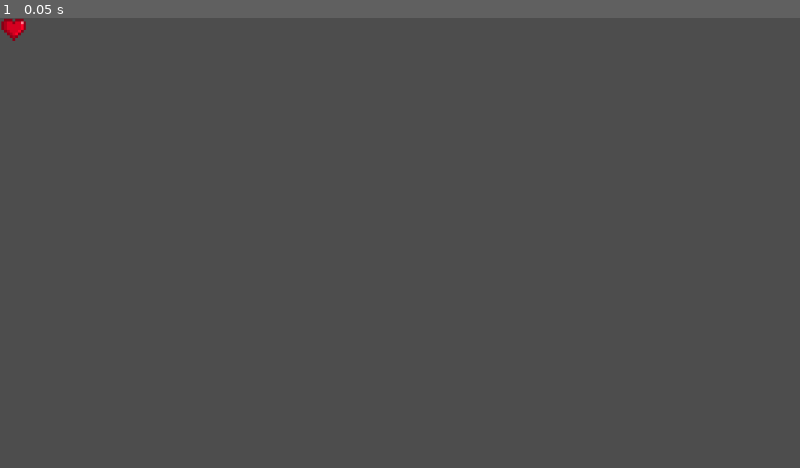
Above: before the commit, frame 1.
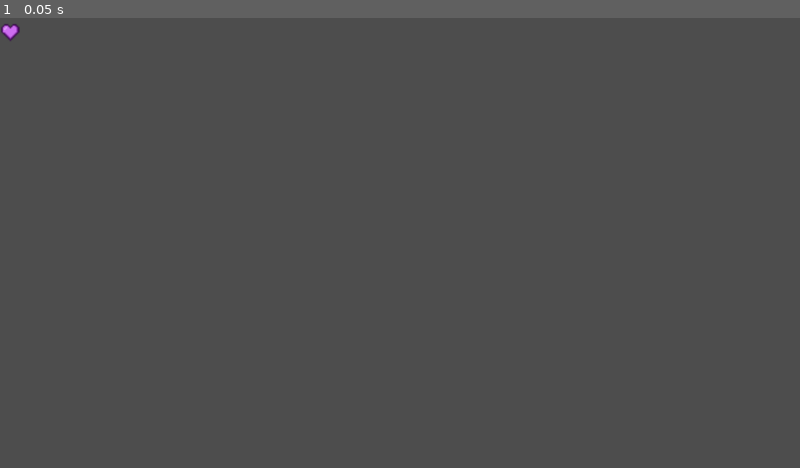
Above: after the commit, the same moment.

Repository: MadDevInc/GameJamFGA-TimeBrunoArtAttack
Game: Godot game, scene res://Scenes/GUI/heartGui.tscn
Same seed, same stepped clock (60 frames per second), same inputs: the game is played once before the commit and once after it. The project has no main scene, so this scene is started directly.
Inputs:
- Up to frame 1 (0.05 s): no input

The runs differ from the first frame. In frame 1, 0.1% of the frame differs, in the area x 0-4%, y 0-6%.

Commit message:
adição da nova sprite de vida e alteração para 6 vidas

Diff:
--- a/NecroGame/necro/Scenes/GUI/heartGui.gd
+++ b/NecroGame/necro/Scenes/GUI/heartGui.gd
@@ -13,4 +13,4 @@
 
 func update(whole: bool):
 	if whole: sprite.frame = 0
-	else: sprite.frame = 4
+	else: sprite.frame = 6
--- a/NecroGame/necro/Scenes/GUI/heartGui.tscn
+++ b/NecroGame/necro/Scenes/GUI/heartGui.tscn
@@ -1,7 +1,7 @@
 [gd_scene load_steps=3 format=3 uid="uid://2174oul7ey71"]
 
-[ext_resource type="Texture2D" uid="uid://cid7nrkuknhm8" path="res://Art/heartshealth.png" id="1_k5p1i"]
 [ext_resource type="Script" path="res://Scenes/GUI/heartGui.gd" id="1_uomwf"]
+[ext_resource type="Texture2D" uid="uid://d21mx31w8pabv" path="res://Sprites/Necromantix/life_hub.png" id="2_asjqy"]
 
 [node name="heartGui" type="Panel"]
 self_modulate = Color(1, 1, 1, 0)
@@ -13,7 +13,8 @@
 script = ExtResource("1_uomwf")
 
 [node name="Sprite2D" type="Sprite2D" parent="."]
-position = Vector2(-7, -7)
-texture = ExtResource("1_k5p1i")
+position = Vector2(-1, 1)
+scale = Vector2(2, 2)
+texture = ExtResource("2_asjqy")
 centered = false
-hframes = 5
+hframes = 3
--- a/NecroGame/necro/Scenes/ground.tscn
+++ b/NecroGame/necro/Scenes/ground.tscn
@@ -1,6 +1,6 @@
 [gd_scene load_steps=4 format=3 uid="uid://5jjw1yha0sfm"]
 
-[ext_resource type="Texture2D" uid="uid://c5g4cqbnnk8x8" path="res://Art/tileset_florest.png" id="1_cbto6"]
+[ext_resource type="Texture2D" uid="uid://c5g4cqbnnk8x8" path="res://art/tileset_florest.png" id="1_cbto6"]
 
 [sub_resource type="TileSetAtlasSource" id="TileSetAtlasSource_egxfl"]
 texture = ExtResource("1_cbto6")
